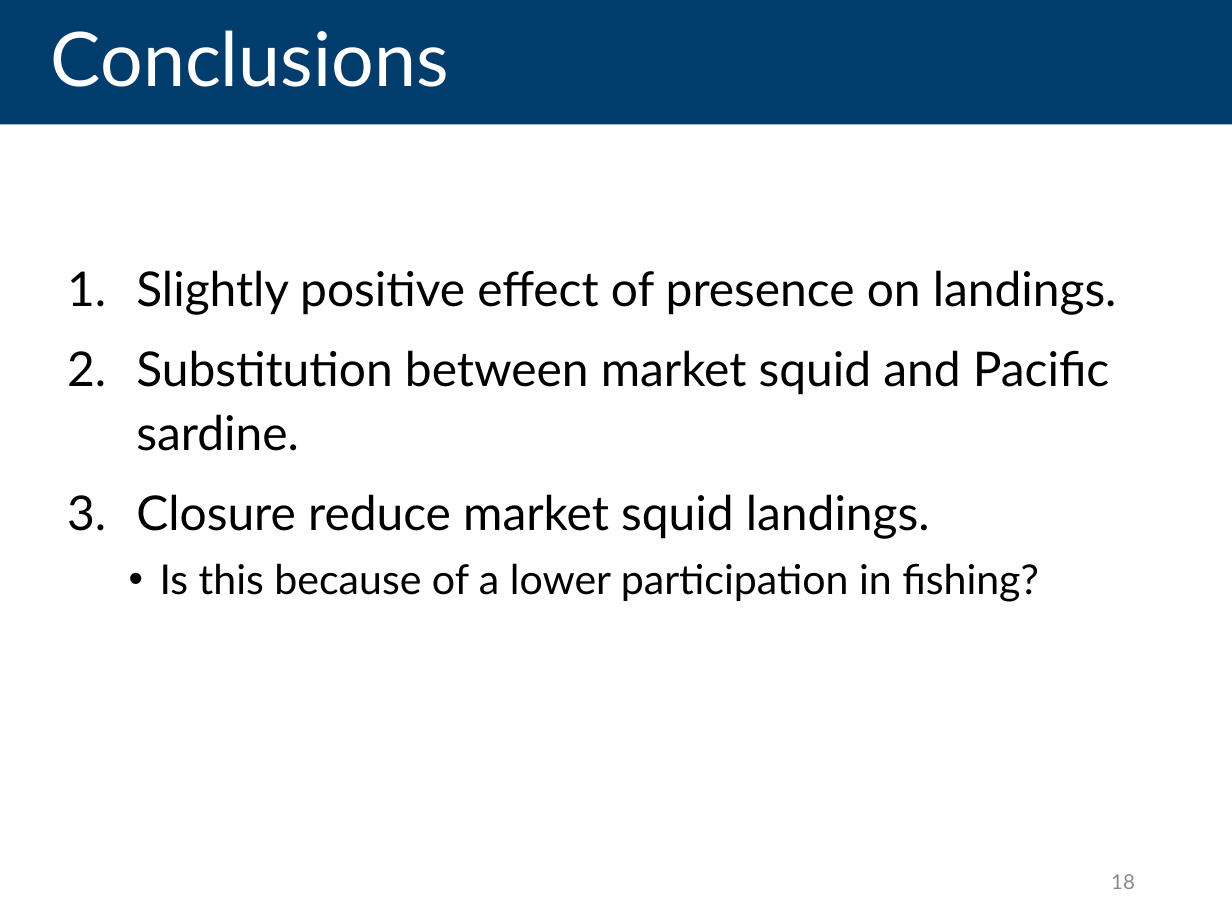
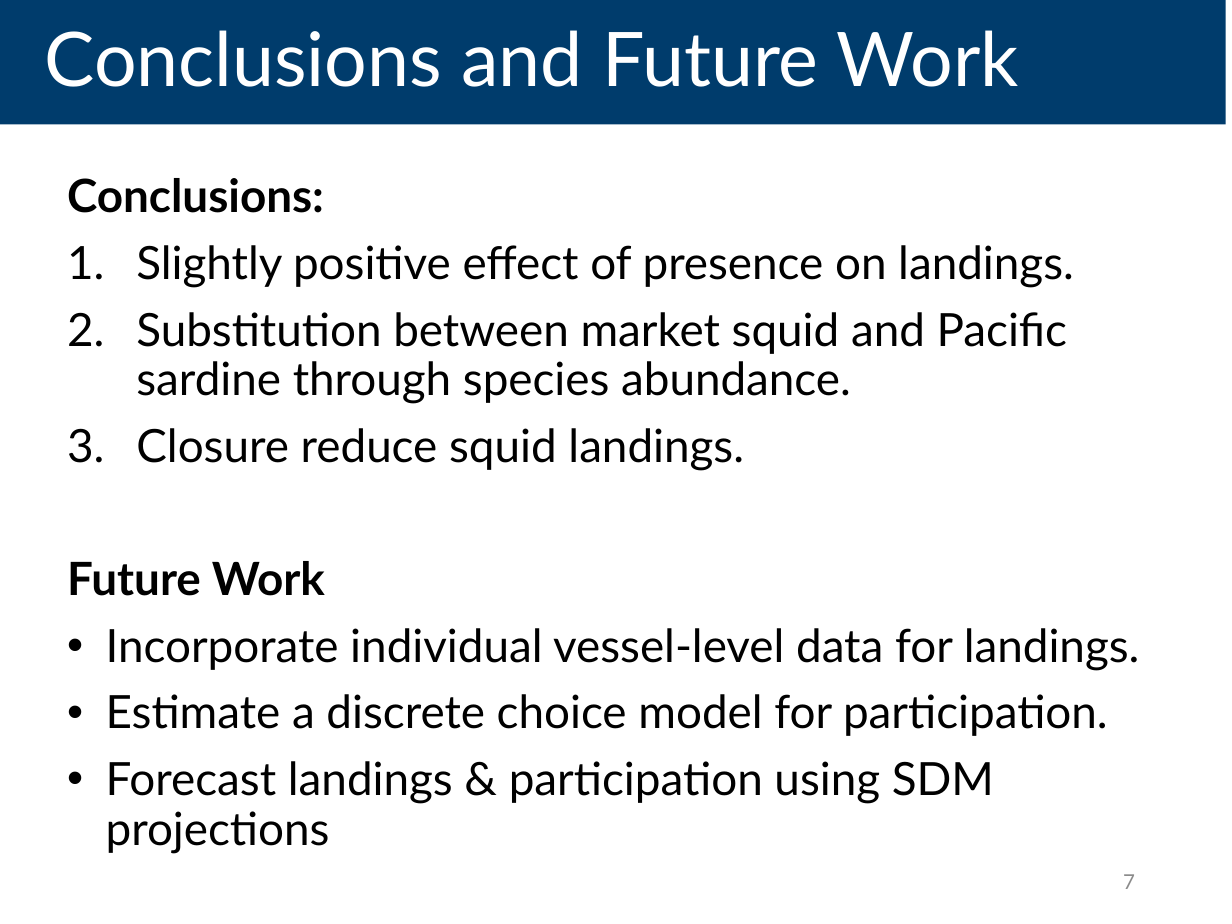
Before and after one commit to futureseas/EconAnalysis, a slide deck: slide 7 of Slides/slides_landing_FQE.pptx (slide 18 before the commit). Drawn at 1232x924 pixels with LibreOffice and Linux fonts; fonts in the diff are those of the drawing. Boxes give left, top, right and bottom in pixels: in the first picture for what was removed or moved away, otherwise in the second. Text is boxed around its words. In the diff, an @@ line names an element or a change of style, - is before the commit and + after.

```diff
--- a/Slides/slides_landing_FQE.pptx
+++ b/Slides/slides_landing_FQE.pptx
@@ title "Conclusions and Future Work": place and size @@
-title "Conclusions and Future Work" at bbox=[0, 0, 1232, 124]
+title "Conclusions and Future Work" at bbox=[0, 0, 1226, 124]
@@ title at bbox=[45, 30, 1019, 87]: text changed @@
-Conclusions
+Conclusions and Future Work
@@ text "Conclusions:": place and size @@
-text "Conclusions:" at bbox=[136, 270, 1117, 602]
+text "Conclusions:" at bbox=[67, 178, 1140, 854]
@@ text at bbox=[67, 178, 324, 213]: paragraph added @@
+Conclusions:
@@ text at bbox=[136, 245, 1074, 288]: size 28 to 26.8 pt in "Slightly positive effect of presence on landings."; line spacing 1.1 to 0.9 @@
@@ text at bbox=[67, 312, 1140, 854]: text changed; size 28 to 26.8 pt @@
-2. Substitution between market squid and Pacific sardine.
-3. Closure reduce market squid landings.
-  • Is this because of a lower participation in fishing?
+2. Substitution between market squid and Pacific sardine through species abundance.
+3. Closure reduce squid landings.
+Future Work
+• Incorporate individual vessel-level data for landings.
+• Estimate a discrete choice model for participation.
+• Forecast landings & participation using SDM projections
@@ page number at bbox=[1123, 874, 1135, 889]: text changed @@
-18
+7
```
Also in this commit, not shown: 6 other slides changed, 2 slides added, 3 slides removed, 5 other files.
